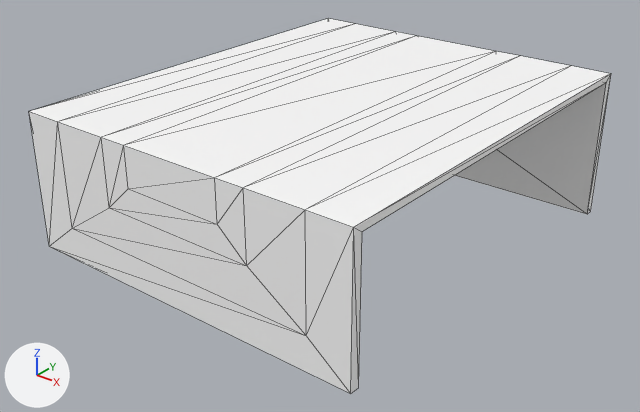
The glTF model assets/synty/simple_fantasy_interiors/models/SM_Prop_TableCloth_02.glb, before and after one commit.
Both versions are drawn from a camera (50 mm lens) standing at (0.0264, -0.0347, 0.0147) and looking at (-0.0001, -0.0015, -0.0059). Arrows for +X, +Y and +Z are at lower left; the lights stay in place. Mesh edges are drawn as thin lines.

The first picture shows 'SM_Prop_TableCloth_02'.
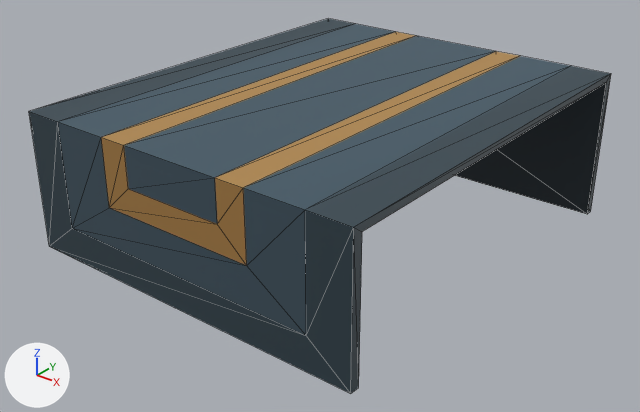
Location of each change, [x1, y1, x2, y2] in pixels of the pictures (640 x 412 px):
'SM_Prop_TableCloth_02', surface changed (white to blue): [29, 19, 611, 394] in both

Edits to the bpy script that builds the scene:
```text
Add img_simplefantasyinteriorstexture:
    img_simplefantasyinteriorstexture = load_image('SimpleFantasyInteriorsTexture', '_unpacked/SimpleFantasyInteriorsTexture', 1024, 1024, 'sRGB')
Change mat_lambert1:
    remove mat_lambert1.base_color = (1.0, 1.0, 1.0)  # white #ffffff
    add mat_lambert1.texture = img_simplefantasyinteriorstexture
```
